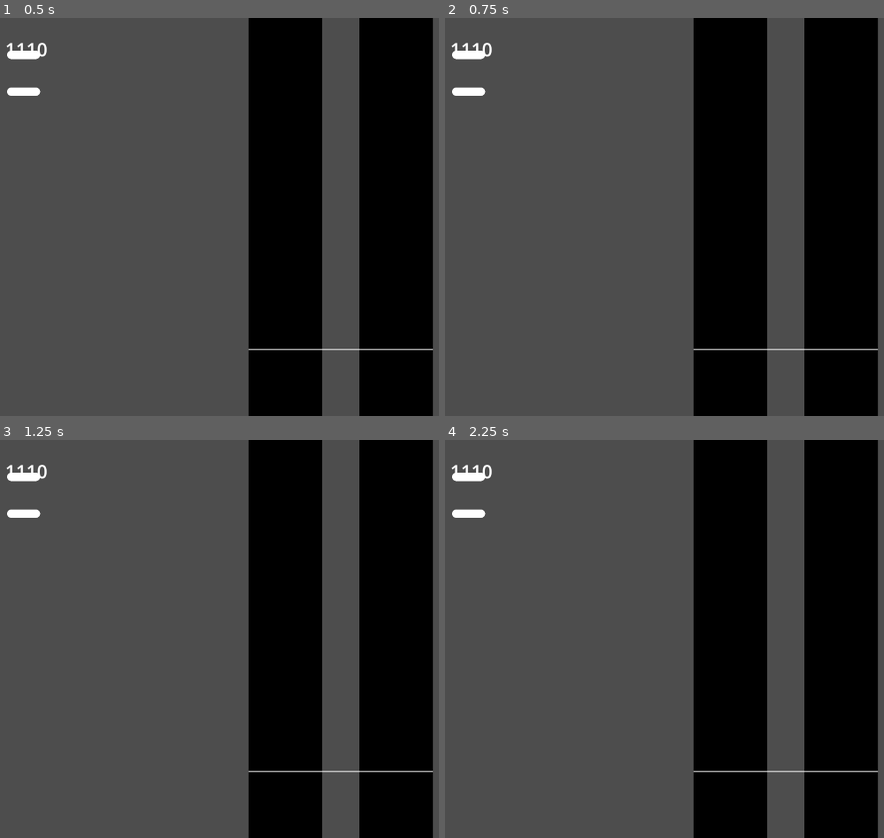
Above: before the commit, frames 1-4 (two rows, left to right).
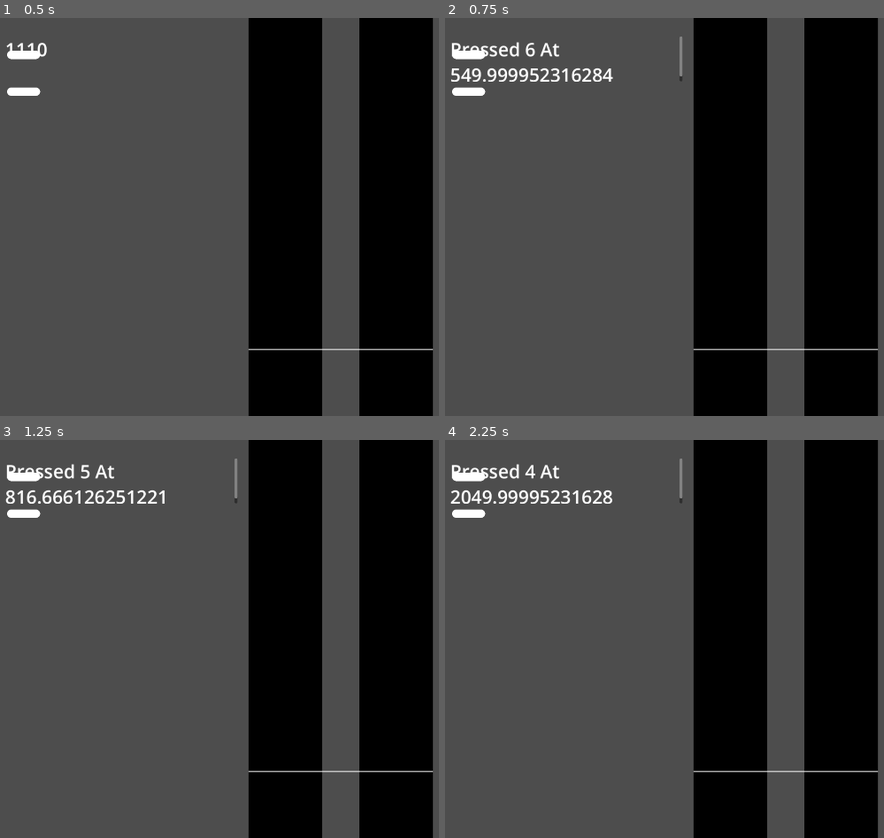
Above: after the commit, the same moments.

Repository: steamboatsonic/JamBop
Game: Godot game, scene res://Gameplay.tscn
Same seed, same stepped clock (60 frames per second), same inputs: the game is played once before the commit and once after it.
Inputs:
- Up to frame 1 (0.5 s): no input
- Up to frame 2 (0.75 s): tap Enter at 0.5 s; hold D (Right) from 0.53 s (still down); hold Right (AButton) from 0.53 s (still down)
- Up to frame 3 (1.25 s): keep holding D (Right); keep holding Right (AButton); tap Down (BButton) at 0.8 s
- Up to frame 4 (2.25 s): tap Space at 1.25 s; release D (Right) at 1.28 s; release Right (AButton) at 1.28 s; hold S (Down) 1.28-2.03 s; tap Down (BButton) at 1.35 s; tap Left (YButton) at 1.55 s; tap Enter at 2 s; hold D (Right) from 2.03 s (still down); hold Left (YButton) from 2.03 s (still down)

Frame 1 is identical in both runs. In frame 2, 1.1% of the frame differs, in the area x 1-55%, y 4-16%; in frame 3, 1.0%; in frame 4, 1.1%.

Commit message:
The Input Machine Chugs Along
- Input handler takes detected input and clears it from the array
- Simultaneous button pressed tested

Diff:
--- a/GemManager.gd
+++ b/GemManager.gd
@@ -6,8 +6,9 @@
 # "tomorrow" is the expected next frame
 var todaysTime: float = 0;
 var gem = [0,1];
-var inputWaitingLane = [0, 1, 2];
-var inputWaitingTiming = [0, 1, 2];
+var inputWaitingLane = [];
+var inputWaitingTiming = [];
+var temp;
 
 const gemParent = preload("res://gem_parent.tscn");
 
@@ -64,27 +65,50 @@
 func _process(_delta):
 	# var startTime = Get_Ticks_MSec ();
 	set_meta("todaysTime", (Time.get_unix_time_from_system() - get_meta("startTime")) * 1000);
+
+	#qinput
+	#Here is where we handle the InputWaiting
+	#if inputWaitingTiming.size() == 2:
+	#	writeDebug("Pressed two at once")
+
+	for x in inputWaitingTiming.size():
+		#temp = inputWaitingLane.pop_front();
+		#temp = inputWaitingTiming.pop_front();
+		writeDebug("Pressed " + str(inputWaitingLane.pop_front()) + " At " + str(inputWaitingTiming.pop_front()))
+
+	#if inputWaitingTiming.size() == 0:
+	#	writeDebug("All caught up")
 	# writeDebug(str(get_meta("todaysTime")));
 
 func _input(event):
 	if event.is_action_pressed("Left"):
+		generateInputWaiting(1);
 		pass
 	elif event.is_action_pressed("Down"):
-		inputWaitingTiming.push_back(get_meta("todaysTime"));
-		inputWaitingLane.push_back(2);
+		generateInputWaiting(2);
 		pass
 	elif event.is_action_pressed("Up"):
+		generateInputWaiting(2);
 		pass
 	elif event.is_action_pressed("Right"):
+		generateInputWaiting(3);
 		pass
 	elif event.is_action_pressed("YButton"):
+		generateInputWaiting(4);
 		pass
 	elif event.is_action_pressed("BButton"):
+		generateInputWaiting(5);
 		pass
 	elif event.is_action_pressed("Xbutton"):
+		generateInputWaiting(5);
 		pass
 	elif event.is_action_pressed("AButton"):
+		generateInputWaiting(6);
 		pass
+
+func generateInputWaiting(lane:float):
+	inputWaitingTiming.push_back(get_meta("todaysTime"));
+	inputWaitingLane.push_back(lane);
 
 func writeDebug(textToWrite:String):
 	get_node("../../DebugText").text = textToWrite;
